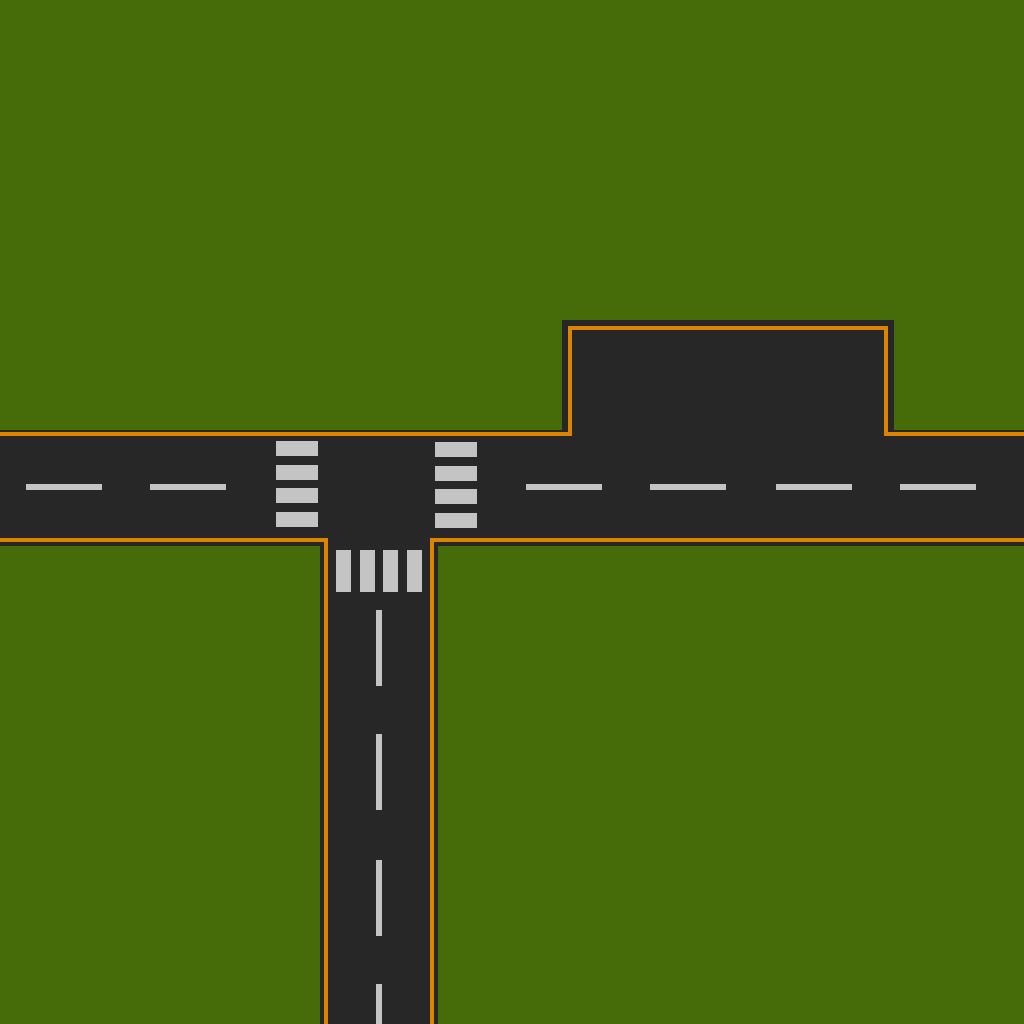
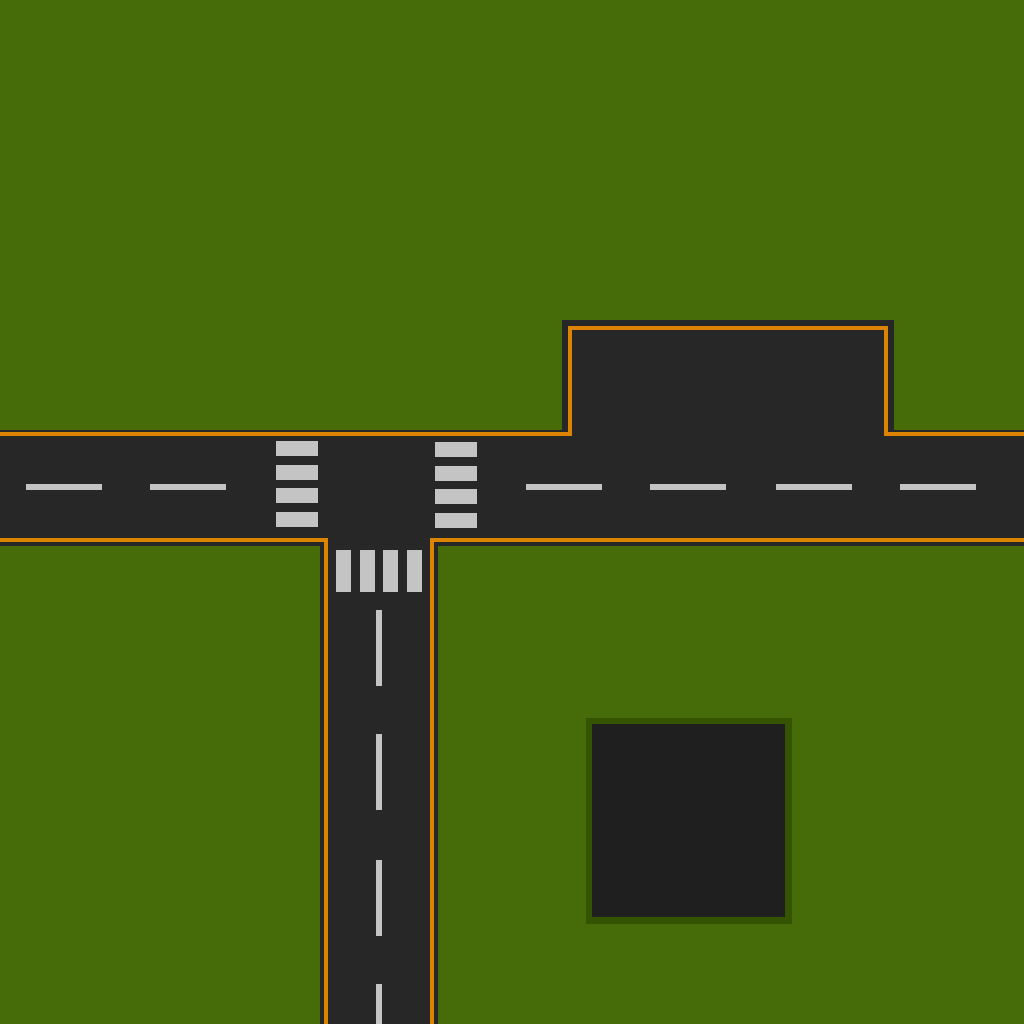
Comparing the layer stacks of the two 1024px x 1024px images. Changes:
added group "SpomenikGround" (1st of 2) with 2 layers above "Color Fill 1" over [586, 718, 792, 924]
added layer "SpomenikGround" (2nd of 2, in "SpomenikGround") in group "SpomenikGround" over [592, 724, 785, 917]
added layer "SpomenikGroundOutline" in group "SpomenikGround" over [586, 718, 792, 924]
